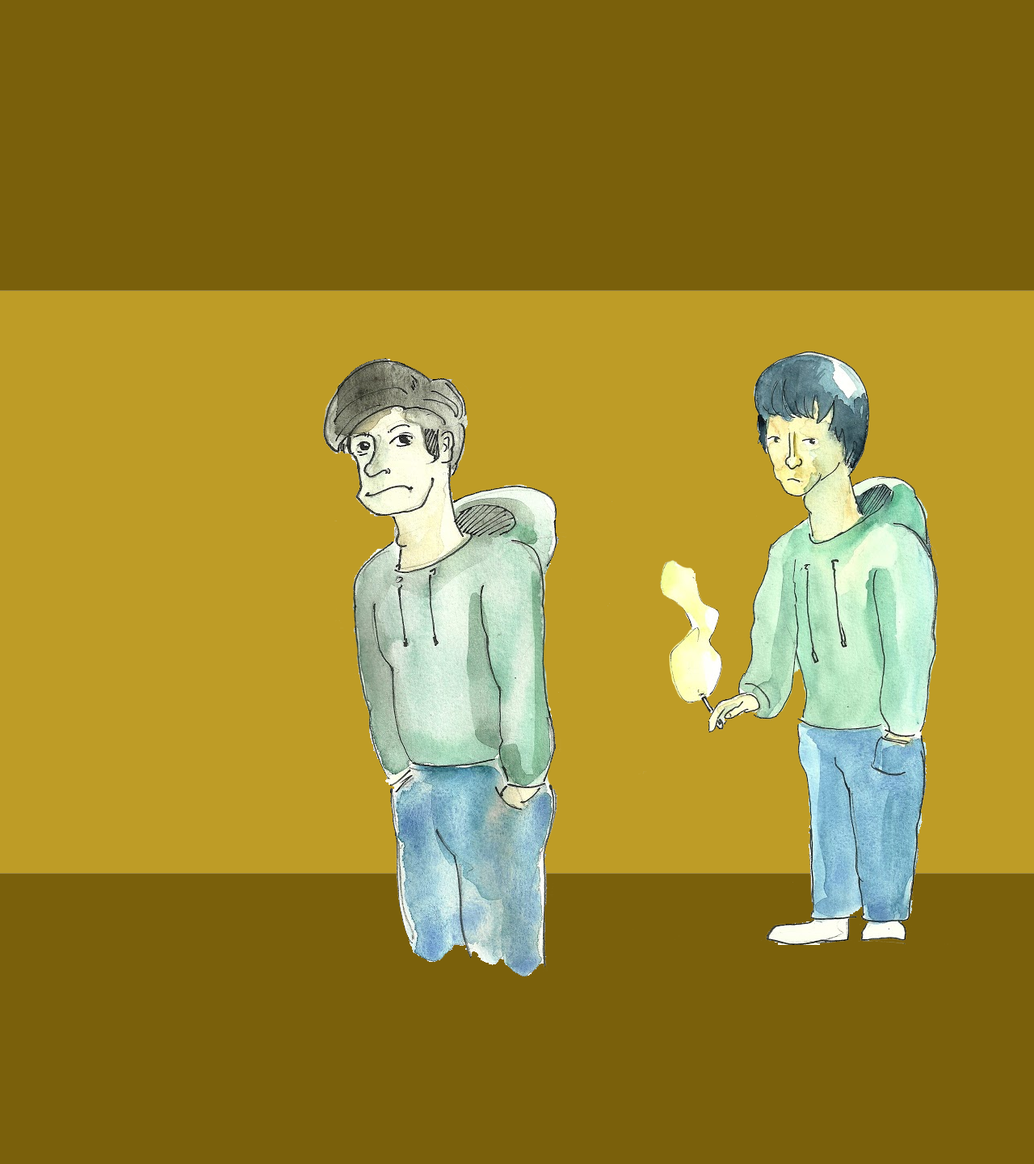
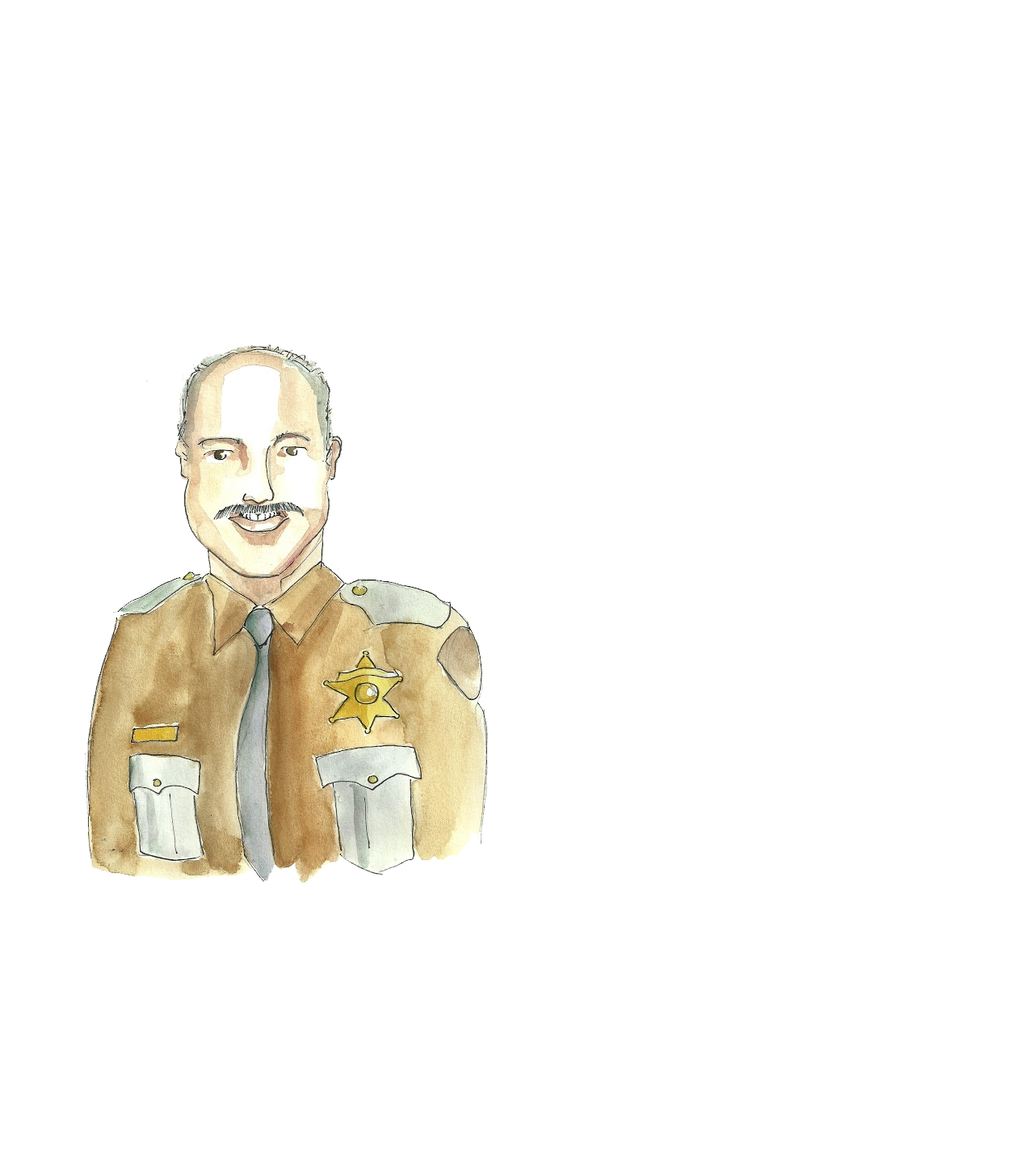
Layer changes from the first 1034px x 1164px image to the second:
added layer "Layer 1" above "28" over [70, 327, 493, 884]
hid "28" over [308, 357, 573, 978]
hid "27" over [607, 350, 952, 945]
hid "Background" over [0, 0, 1034, 1164]
